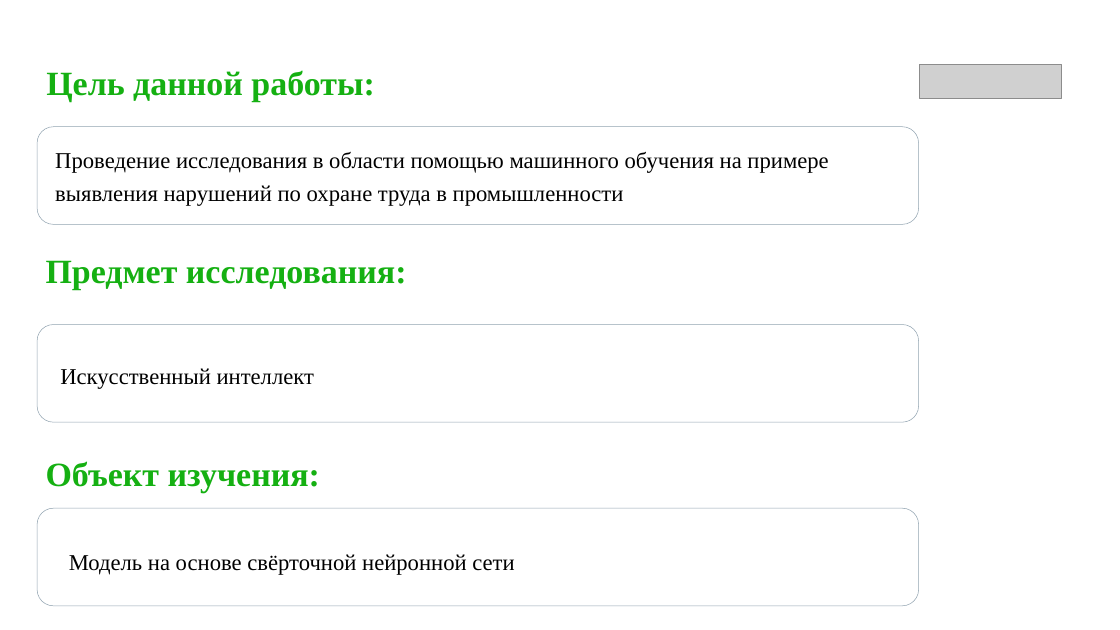
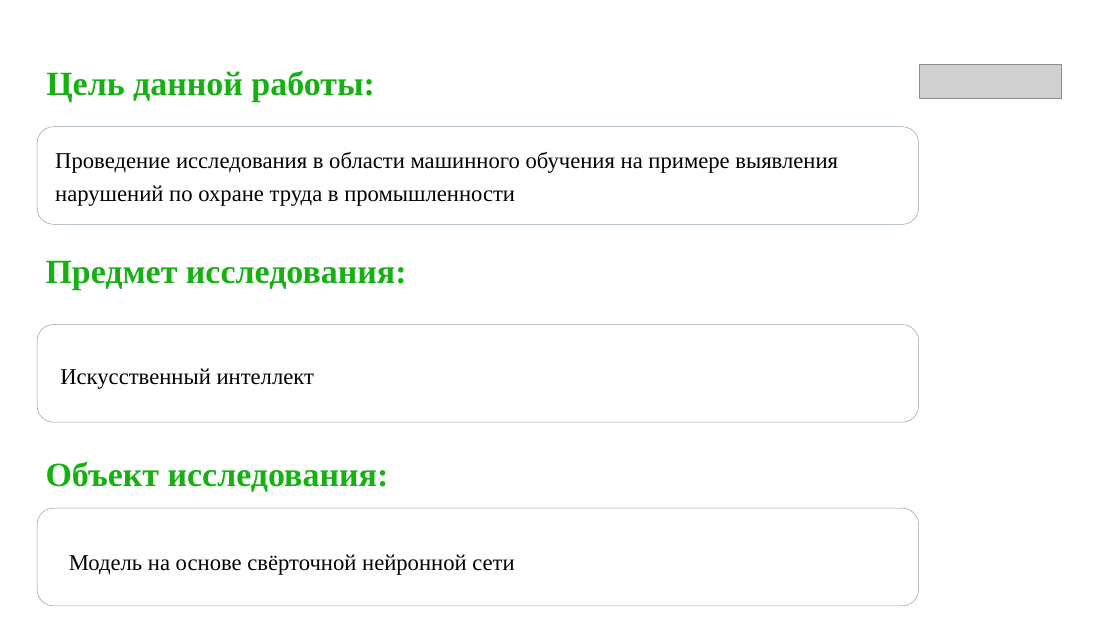
Before and after one commit to Aidt87/final_project_ai_architech_course, a slide deck: slide 2 of Презентация Тимаев А.С.pptx. Drawn at 1120x630 pixels with LibreOffice and Linux fonts; fonts in the diff are those of the drawing; grey boxes stand for pictures; background and template pictures are left out. Boxes give left, top, right and bottom in pixels: in the first picture for what was removed or moved away, otherwise in the second. Text is boxed around its words. In the diff, an @@ line names an element or a change of style, - is before the commit and + after.

```diff
--- a/Презентация Тимаев А.С.pptx
+++ b/Презентация Тимаев А.С.pptx
@@ text at [55, 152, 838, 206]: text changed @@
-Проведение исследования в области помощью машинного обучения на примере выявления нарушений по охране труда в промышленности
+Проведение исследования в области машинного обучения на примере выявления нарушений по охране труда в промышленности
@@ text at [46, 461, 389, 492]: text changed @@
-Объект изучения:
+Объект исследования:
```
Also in this commit, not shown: 8 other slides changed, 3 slides added, 3 other files.
